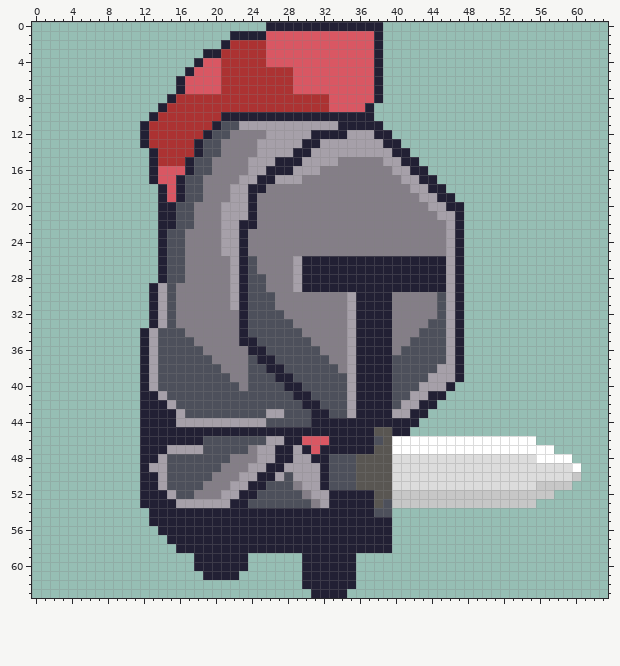
Two versions of one pixel-art sprite, Entities/Enemies/Knights/Knight2.png. The picture above was drawn from the file before the commit.
The file is 256x256 pixels, drawn in blocks of 4x4; one block is one cell here.
The result:
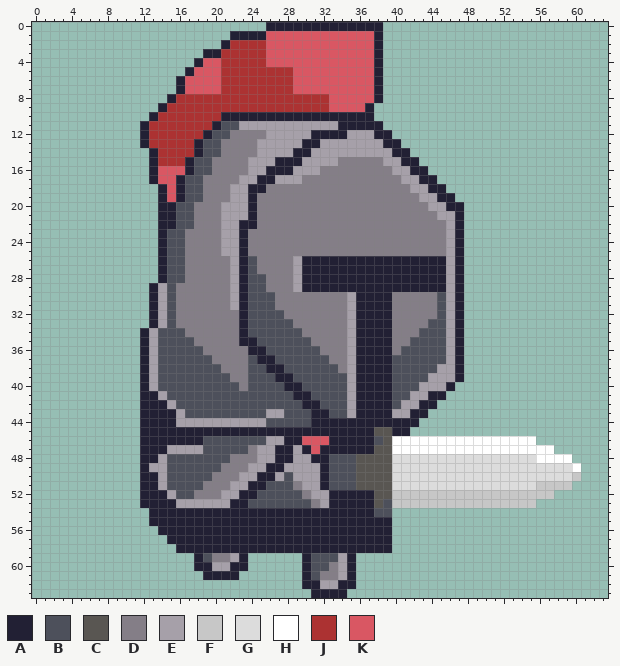
Palette (. is transparent): A #222034  B #4d505b  C #595652  D #847e87  E #a6a0a9  F #c7c7c7  G #dcdcdc  H #ffffff  J #ac3232  K #d95763
The exact change:
y 59: x 19..22 AAAA -> BDDE; x 31..34 AAAA -> BBBE
y 60: x 20..21 AA -> EE; x 31..34 AAAA -> BBDE
y 61: x 31..34 AAAA -> BDDE
y 62: x 32..33 AA -> EE
Pixel boxes of the changes (left, top, right, bottom) in both pictures:
changed: (203, 553, 239, 571)
changed: (311, 553, 347, 589)
